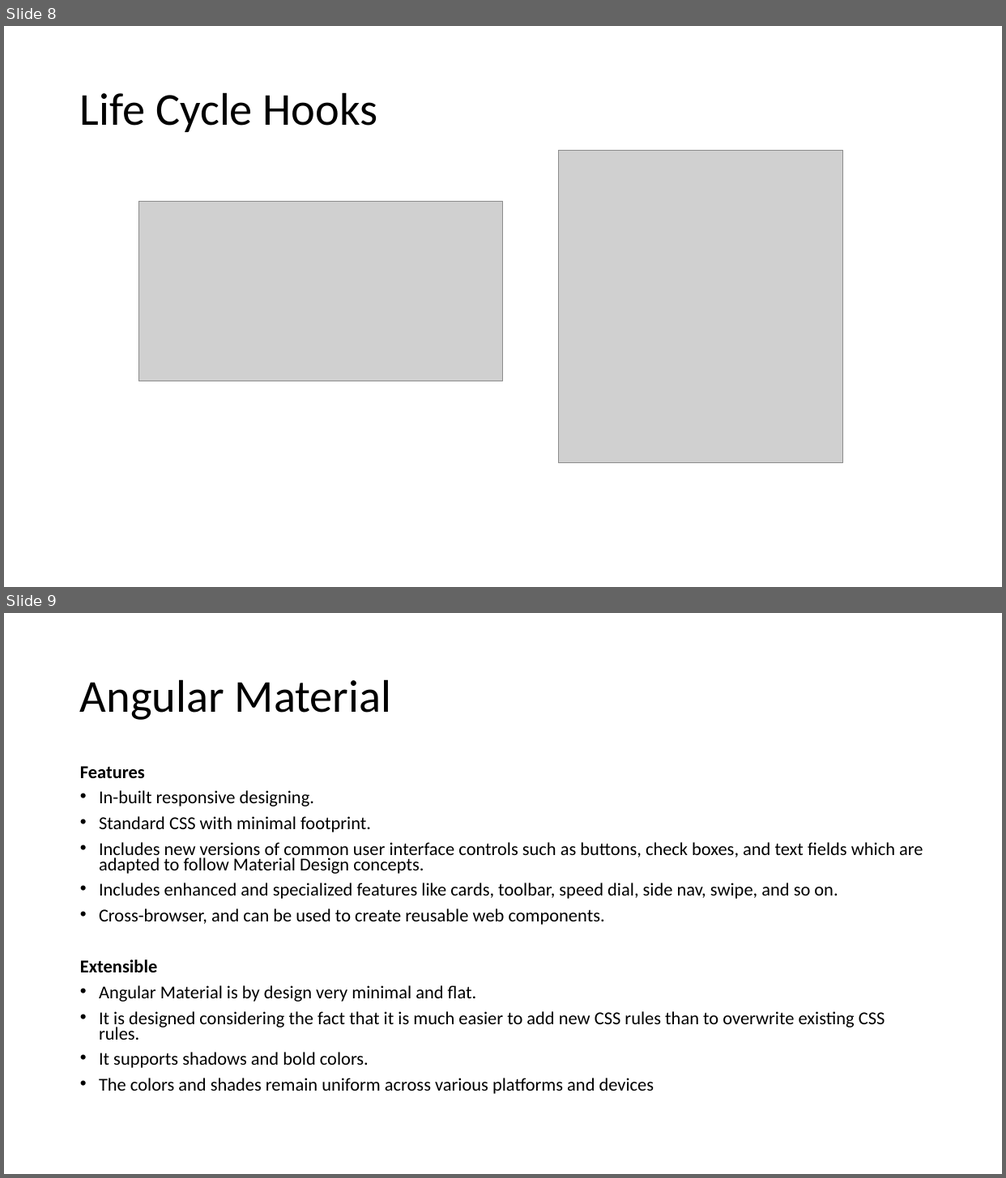
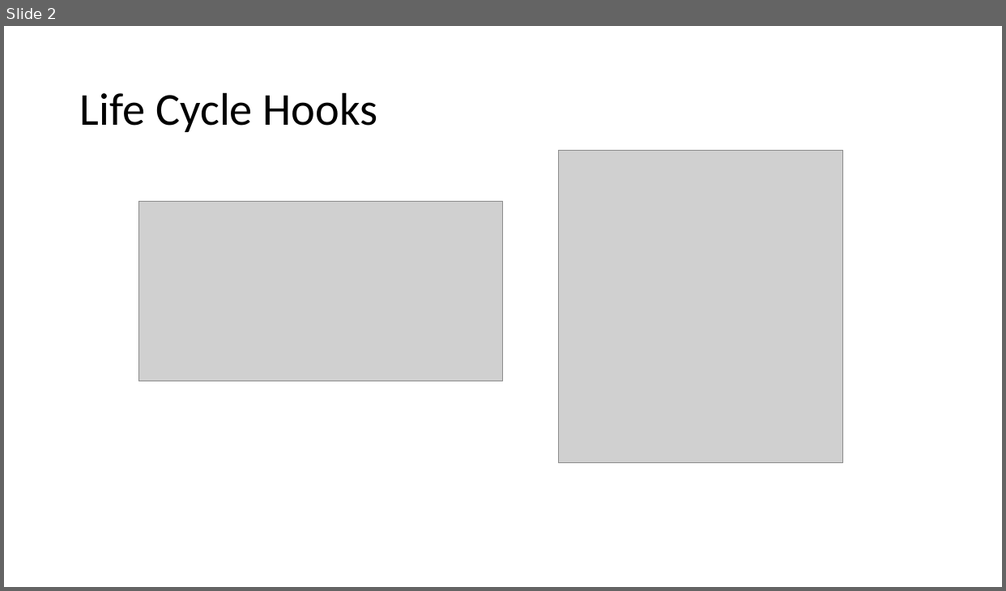
Before and after one commit to sitaramgarlapati/angularDemo, a slide deck: slides/Ang Sessions 2.pptx. Shown one above the other, each under a label of ours: slides 8 and 9 before the commit, slide 2 after it. The pictures are 1006x1178 and 1006x591 pixels, drawn with LibreOffice and Linux fonts; fonts in the diff are those of the drawing; grey boxes stand for pictures. Boxes give left, top, right and bottom in pixels: in the first picture for what was removed or moved away, otherwise in the second. Text is boxed around its words. In the diff, an @@ line names an element or a change of style, - is before the commit and + after.

```diff
--- a/slides/Ang Sessions 2.pptx
+++ b/slides/Ang Sessions 2.pptx
@@ slide 9 removed at (4, 613, 1002, 1174), background #FFFFFF @@
@@ title removed at (80, 679, 392, 720) @@
-Angular Material
@@ text removed at (80, 766, 923, 1094) @@
-Features
-• In-built responsive designing.
-• Standard CSS with minimal footprint.
-• Includes new versions of common user interface controls such as buttons, check boxes, and text fields which are adapted to follow Material Design concepts.
-• Includes enhanced and specialized features like cards, toolbar, speed dial, side nav, swipe, and so on.
-• Cross-browser, and can be used to create reusable web components.
-Extensible
-• Angular Material is by design very minimal and flat.
-• It is designed considering the fact that it is much easier to add new CSS rules than to overwrite existing CSS rules.
-• It supports shadows and bold colors.
-• The colors and shades remain uniform across various platforms and devices
@@ what was slide 8 is now slide 2 @@
```
Also in this commit, not shown: 5 slides changed, 10 slides added, 9 other slides removed, 17 other files.
